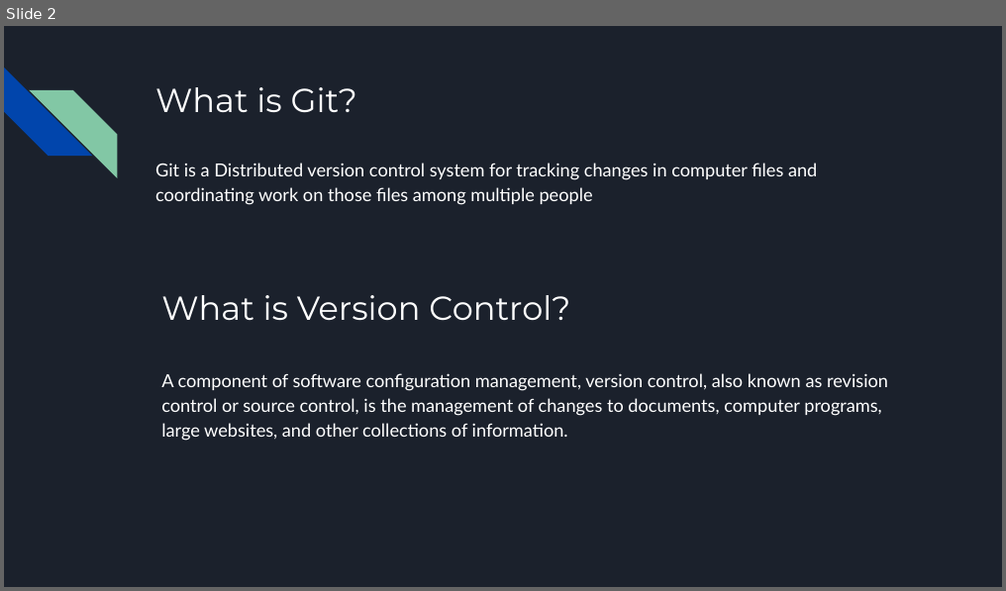
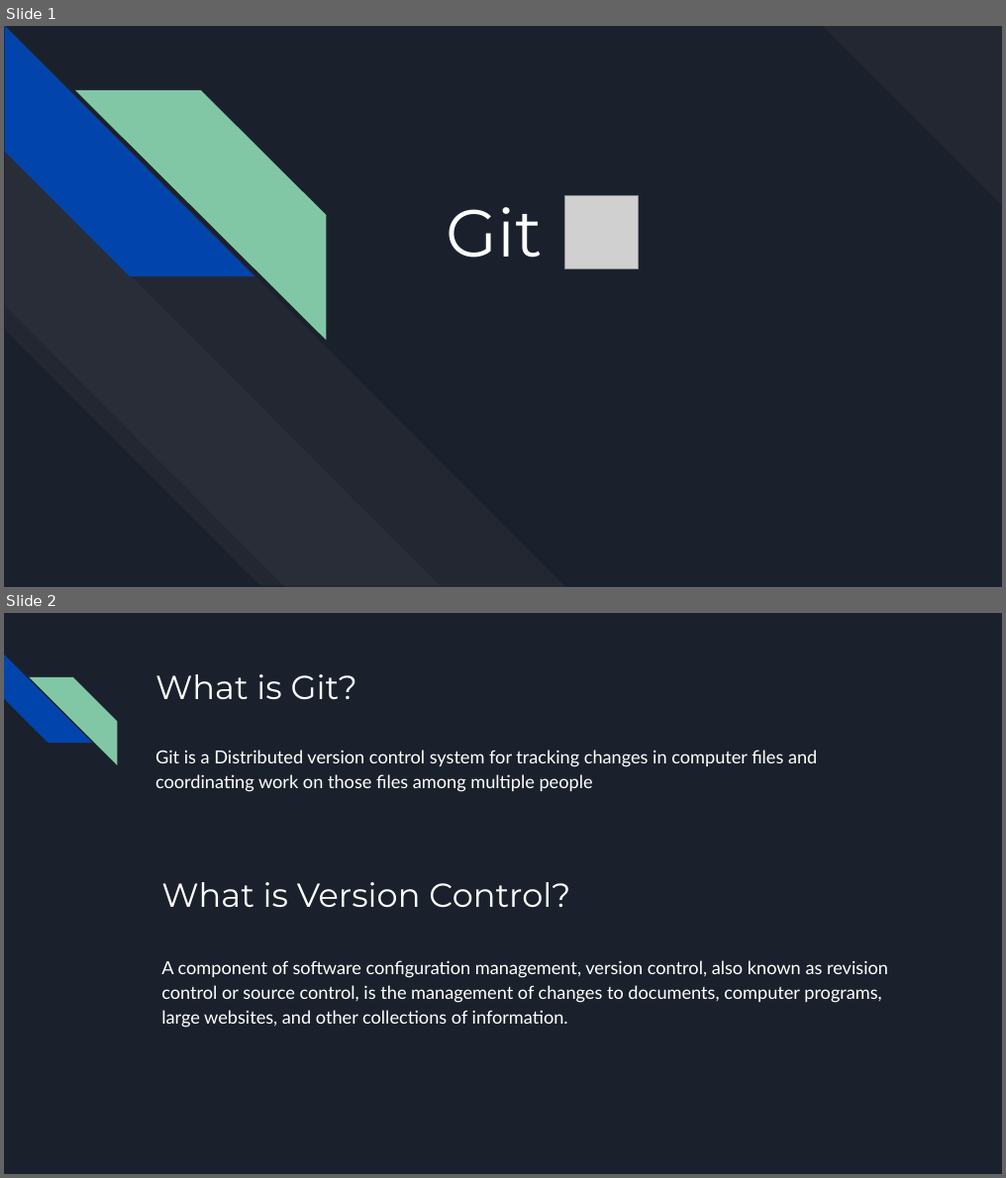
Before and after one commit to venukandagatla/EPAM-Training, a slide deck: Git.pptx. Shown one above the other, each under a label of ours: slide 2 before the commit, slides 1 and 2 after it. The pictures are 1006x591 and 1006x1178 pixels, drawn with LibreOffice and Linux fonts; fonts in the diff are those of the drawing; grey boxes stand for pictures. Boxes give left, top, right and bottom in pixels: in the first picture for what was removed or moved away, otherwise in the second. Text is boxed around its words. In the diff, an @@ line names an element or a change of style, - is before the commit and + after.

```diff
--- a/Git.pptx
+++ b/Git.pptx
@@ slide 1 added at bbox=[4, 26, 1002, 587], background #1B212C @@
@@ diag stripe added at bbox=[823, 26, 1002, 205], fill #FFFFFF at 3% opacity @@
@@ group added at bbox=[4, 27, 566, 586]: 4 diag stripes @@
@@ picture added at bbox=[564, 196, 638, 270] @@
@@ title added at bbox=[447, 207, 543, 258], 48 pt, text #FFFFFF @@
+Git
```
Also in this commit, not shown: 1 slide removed, 9 other files.
